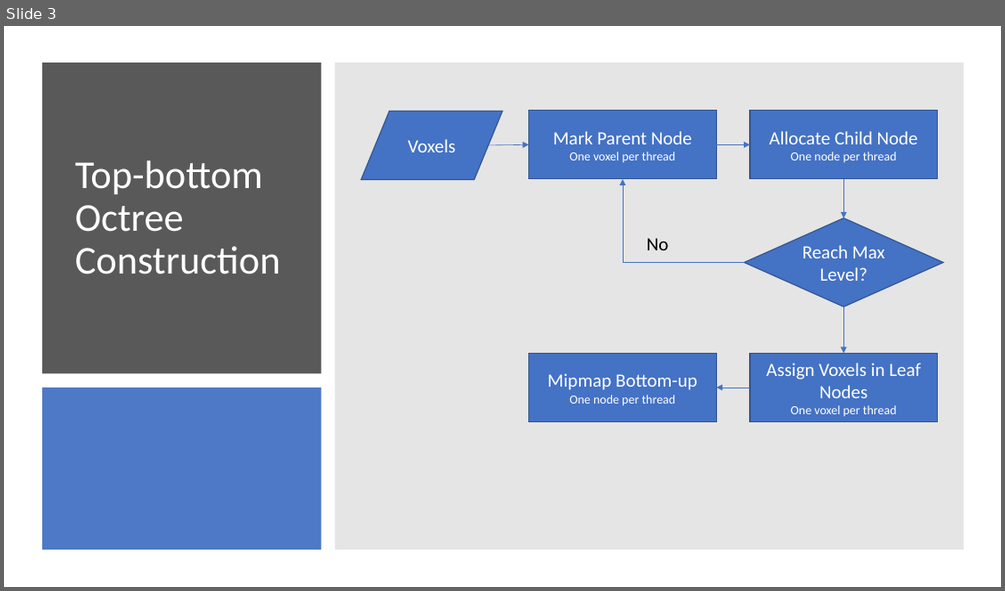
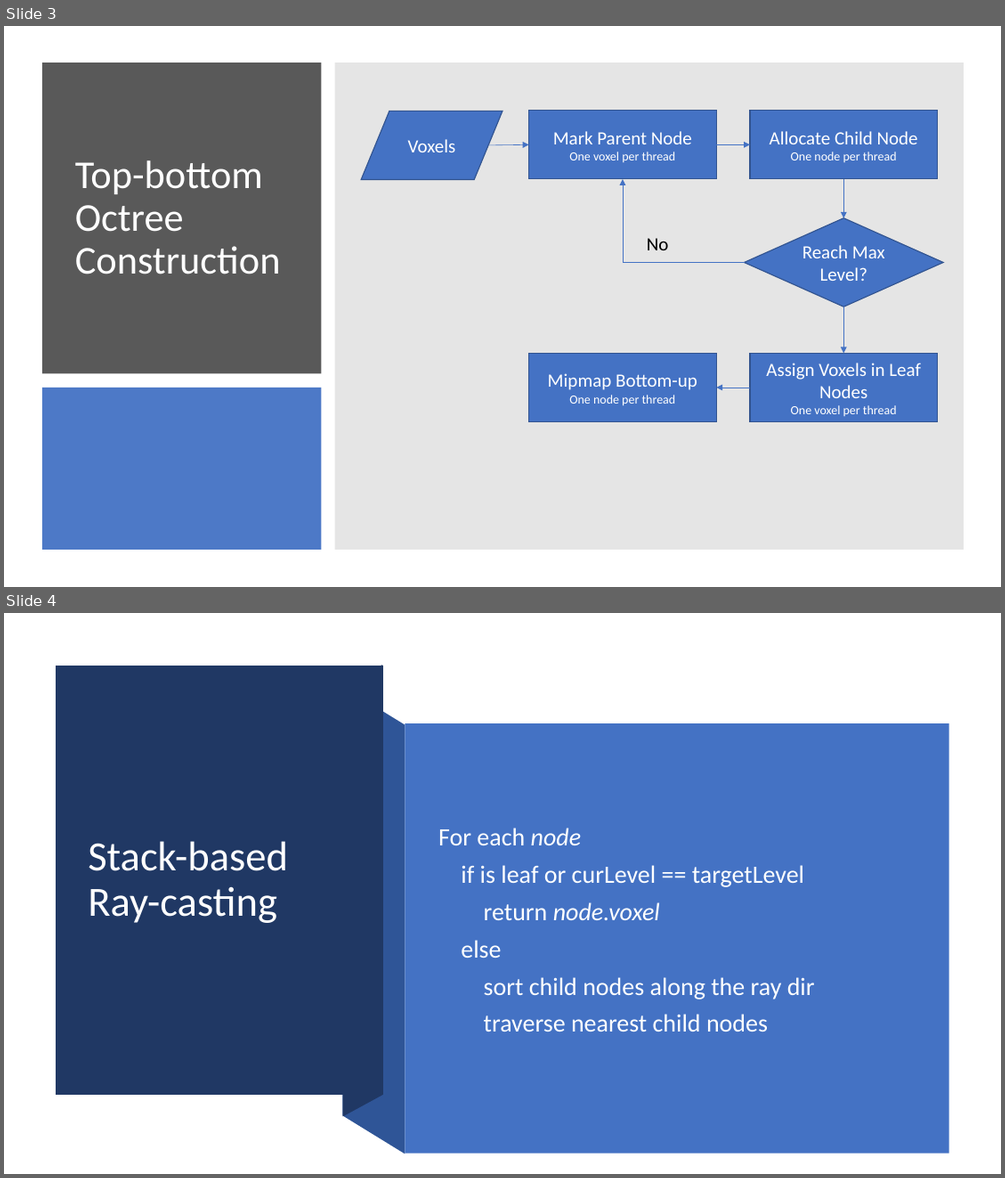
Before and after one commit to HarryPyc/SparseVoxelOctree, a slide deck: SparseVoxelOctree/CheckPoint2.pptx. Shown one above the other, each under a label of ours: slide 3 before the commit, slides 3 and 4 after it. The pictures are 1005x591 and 1005x1178 pixels, drawn with LibreOffice and Linux fonts; fonts in the diff are those of the drawing. Boxes give left, top, right and bottom in pixels: in the first picture for what was removed or moved away, otherwise in the second. Text is boxed around its words. In the diff, an @@ line names an element or a change of style, - is before the commit and + after.

```diff
--- a/SparseVoxelOctree/CheckPoint2.pptx
+++ b/SparseVoxelOctree/CheckPoint2.pptx
@@ slide 4 added at [4,613,1001,1174], background #FFFFFF @@
@@ freeform shape added at [56,666,382,1095], fill #203864 @@
@@ freeform shape added at [343,665,382,1116], fill #203864 @@
@@ freeform shape added at [343,687,404,1154], fill #2F5597 @@
@@ rectangle added at [404,723,949,1153], fill #4472C4 @@
@@ title added at [88,841,288,923], 40 pt, text #FFFFFF @@
+Stack-based Ray-casting
@@ text added at [438,827,815,1031], 24 pt, text #FEFFFF @@
+For each node
+if is leaf or curLevel == targetLevel
+return node.voxel
+else
+sort child nodes along the ray dir
+traverse nearest child nodes
```
Also in this commit, not shown: 2 slides changed, 1 other file.
